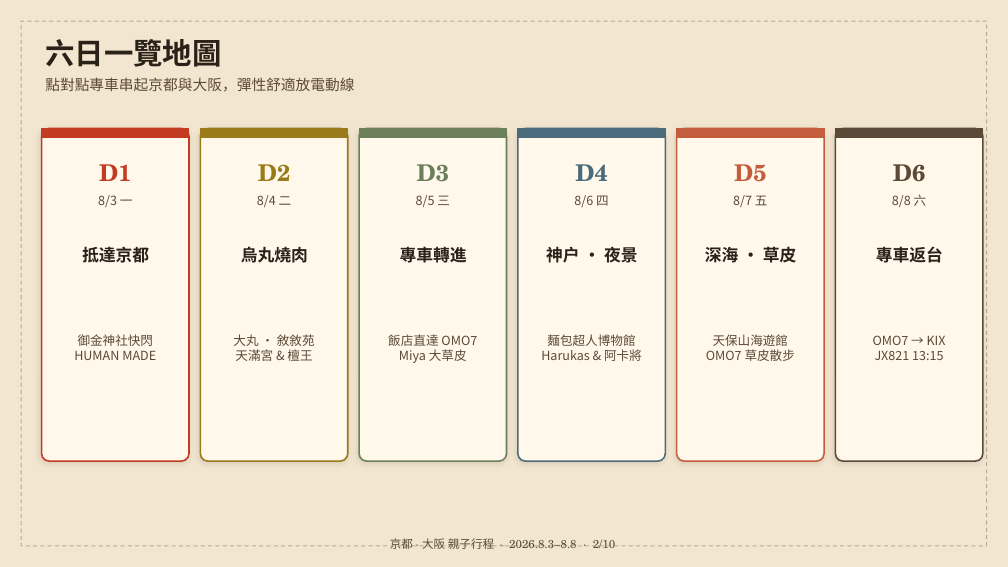
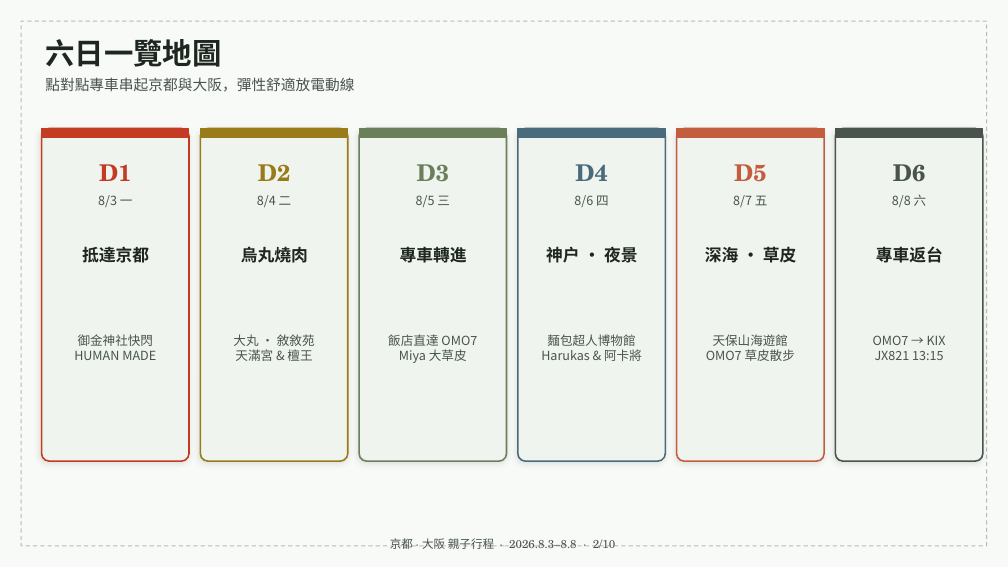
Before and after one commit to maxchan-stack/family-trip-kyoto-osaka-2026, a slide deck: slide 2 of itinerary.pptx. Drawn at 1008x567 pixels with LibreOffice and Linux fonts; fonts in the diff are those of the drawing. Boxes give left, top, right and bottom in pixels: in the first picture for what was removed or moved away, otherwise in the second. Text is boxed around its words. In the diff, an @@ line names an element or a change of style, - is before the commit and + after.

Commit message:
Fully synchronize pocket map and PPTX files with main web app: update Morandi color palette, remove outdated AI slogans, and align title style across all assets

```diff
--- a/itinerary.pptx
+++ b/itinerary.pptx
@@ rectangle at <box>0,0,1008,567</box>: fill #F3E6D0 to #F8FAF7; outline #F3E6D0 1 pt to #F8FAF7 1 pt @@
@@ rectangle at <box>21,21,987,546</box>: outline #2A2218 1 pt dashed to #1E2620 1 pt dashed @@
@@ fill #FFF8EB to #F0F4EF in 5 elements at <box>42,129,189,461</box>, <box>200,129,348,461</box>, <box>359,129,507,461</box>, <box>518,129,665,461</box>, <box>677,129,824,461</box> @@
@@ rounded rectangle at <box>836,129,983,461</box>: fill #FFF8EB to #F0F4EF; outline #5C4A38 1.5 pt to #48544C 1.5 pt @@
@@ rectangle at <box>836,129,983,138</box>: fill #5C4A38 to #48544C; outline #5C4A38 1 pt to #48544C 1 pt @@
@@ text colour #2A2218 to #1E2620 in 7 elements at <box>45,39,221,67</box>, <box>82,247,149,263</box>, <box>241,246,308,263</box>, <box>400,247,467,263</box>, <box>546,246,638,263</box>, <box>705,246,797,263</box>, <box>876,246,943,263</box> @@
@@ text colour #5C4A38 to #48544C in 15 elements at <box>45,77,354,92</box>, <box>98,195,133,207</box>, <box>74,334,156,360</box>, <box>257,195,292,207</box>, <box>233,334,315,361</box>, <box>416,195,450,207</box>, <box>388,334,477,363</box>, <box>574,195,609,207</box>, <box>541,334,642,361</box>, <box>733,195,768,207</box>, <box>706,334,795,361</box>, <box>893,164,925,182</box>, <box>892,194,927,207</box>, <box>873,335,946,360</box>, <box>390,538,616,549</box> @@
```
Also in this commit, not shown: 9 other slides changed, 2 other files.
